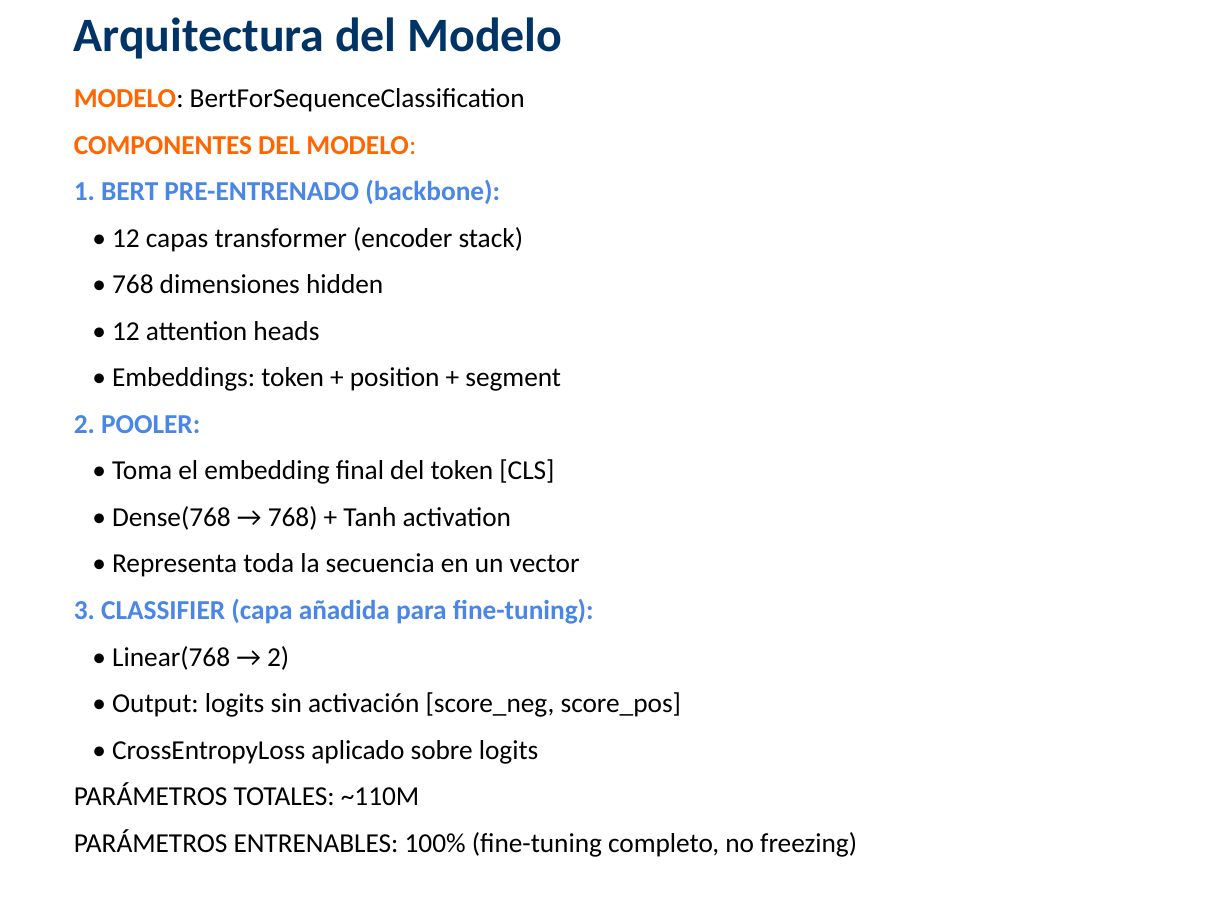
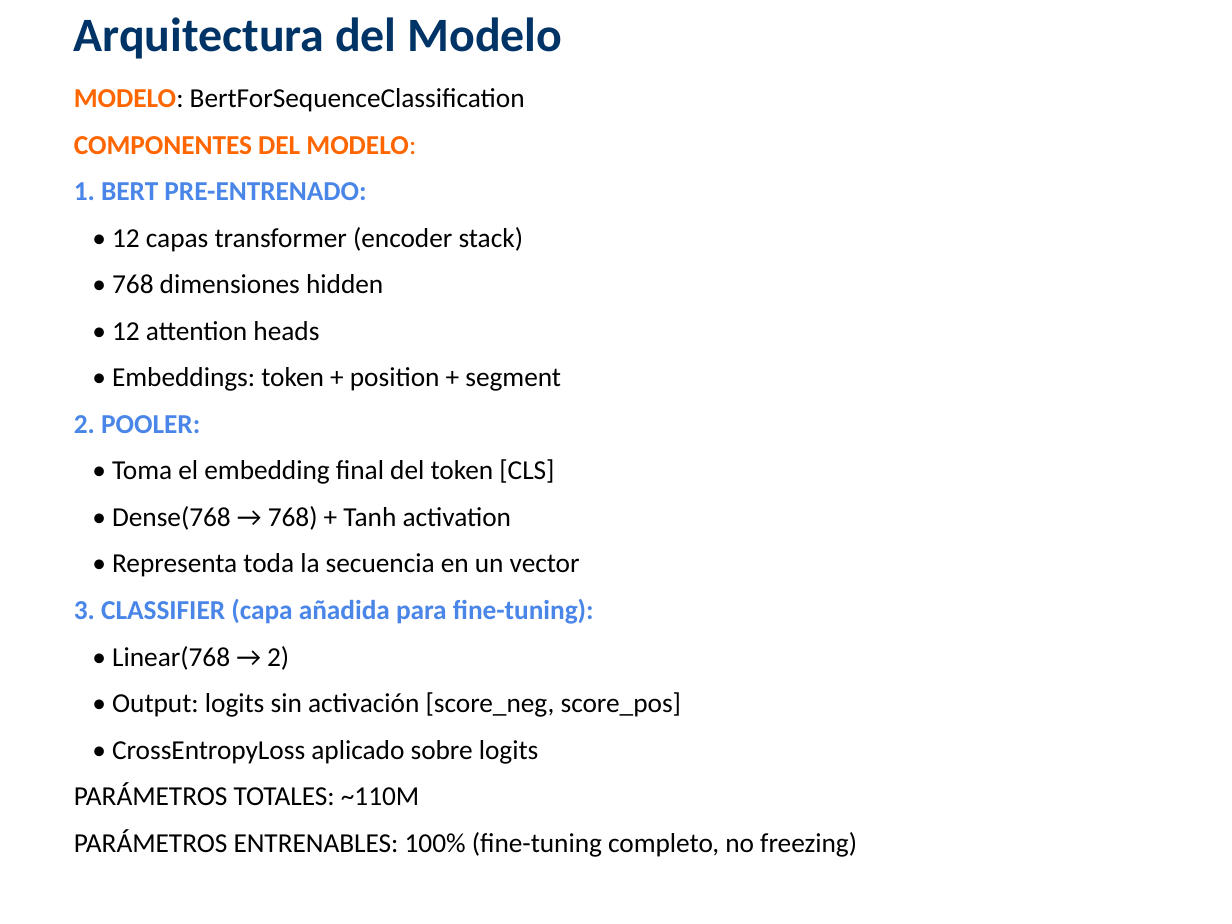
Before and after one commit to aguilarezequiel/stem-review-classifier, a slide deck: slide 30 of docs/Presentacion_Final_Steam_Classifier.pptx (slide 29 before the commit). Drawn at 1232x924 pixels with LibreOffice and Linux fonts; fonts in the diff are those of the drawing. Boxes give left, top, right and bottom in pixels: in the first picture for what was removed or moved away, otherwise in the second. Text is boxed around its words. In the diff, an @@ line names an element or a change of style, - is before the commit and + after.

```diff
--- a/docs/Presentacion_Final_Steam_Classifier.pptx
+++ b/docs/Presentacion_Final_Steam_Classifier.pptx
@@ text at (74,182,366,200): text changed @@
-1. BERT PRE-ENTRENADO (backbone):
+1. BERT PRE-ENTRENADO:
```
Also in this commit, not shown: 27 other slides changed, 4 slides added, 2 slides removed.
